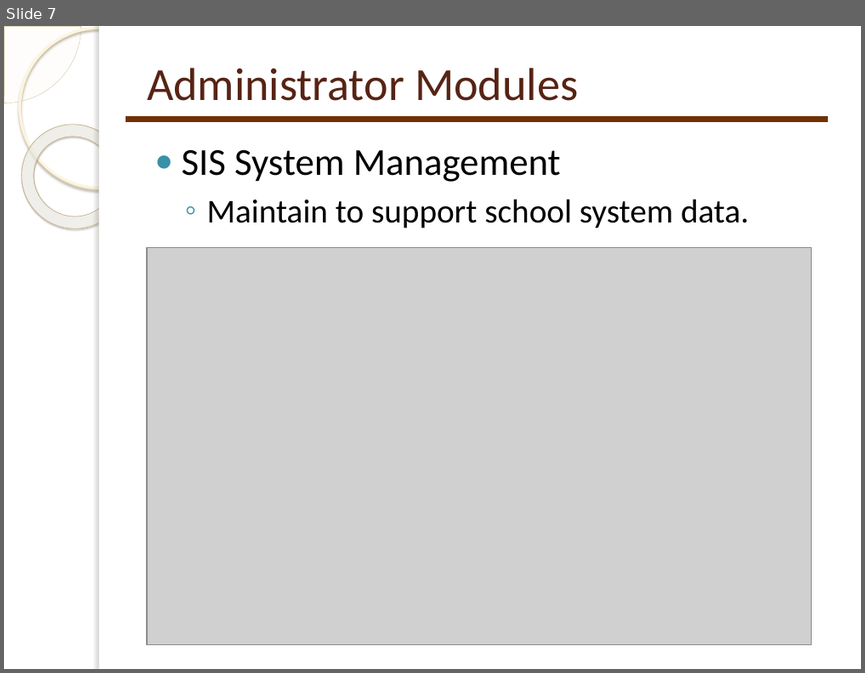
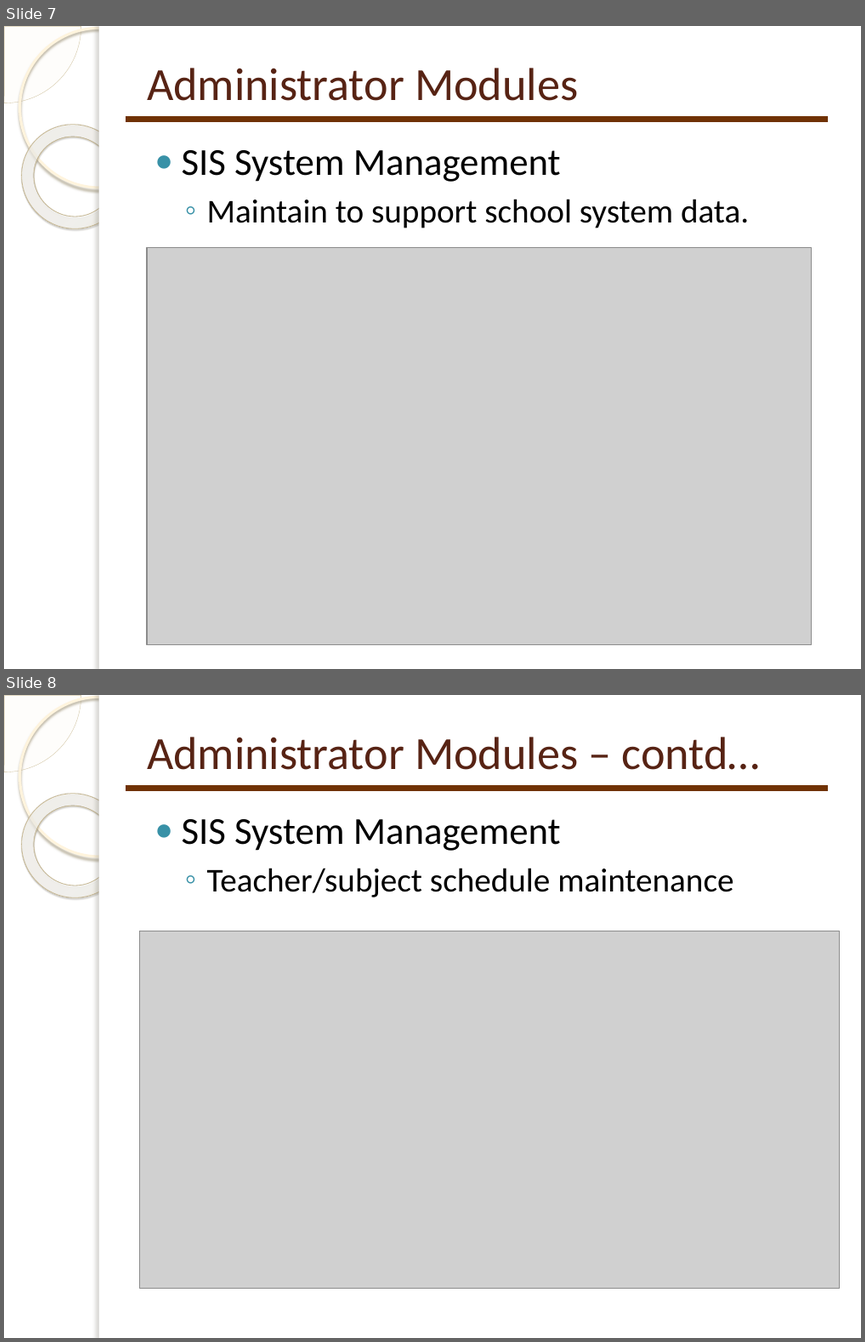
Before and after one commit to anu2013/sis2013, a slide deck: docs/SIS - Capstone Project Presentation.pptx. Shown one above the other, each under a label of ours: slide 7 before the commit, slides 7 and 8 after it. The pictures are 865x673 and 865x1342 pixels, drawn with LibreOffice and Linux fonts; fonts in the diff are those of the drawing; grey boxes stand for pictures; background and template pictures are left out. Boxes give left, top, right and bottom in pixels: in the first picture for what was removed or moved away, otherwise in the second. Text is boxed around its words. In the diff, an @@ line names an element or a change of style, - is before the commit and + after.

```diff
--- a/docs/SIS - Capstone Project Presentation.pptx
+++ b/docs/SIS - Capstone Project Presentation.pptx
@@ slide 8 added at (4,695,861,1338), background picture (left out); not listed: 5 template elements that a slide beside it also shows @@
@@ title added at (147,737,760,770), 38.7 pt, text #572314 @@
+Administrator Modules – contd…
@@ line added from (126, 788) to (828, 788), #703204 5 pt @@
@@ text added at (182,819,733,897), 28 pt, text #000000 @@
+● SIS System Management
+  ◦ Teacher/subject schedule maintenance
@@ picture added at (139,930,840,1288) @@
```
Also in this commit, not shown: 1 slide changed, 7 other slides added, 1 slide removed.
